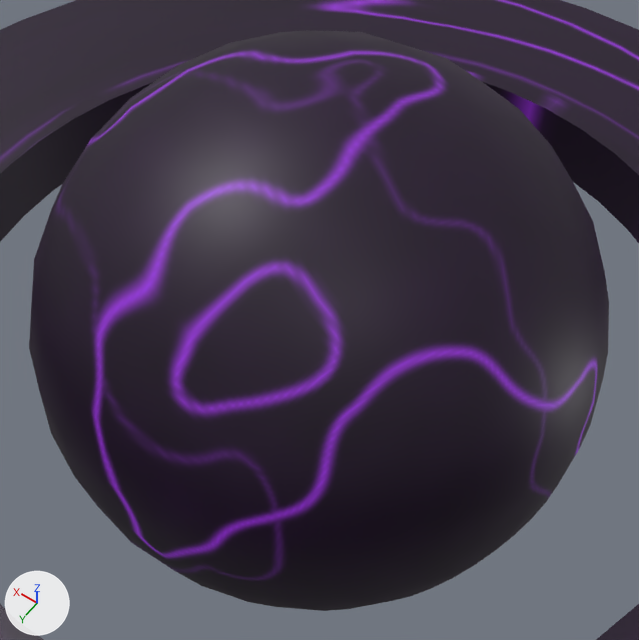
Renders of the glTF model assets/toy/item-6-9.glb from each side of a commit.
Rendered twice from a camera (50 mm lens) standing at (-0.345, 0.482, 0.758) and looking at (0.0, 0.0, 0.0). Every picture has the same lights, and +X, +Y and +Z are marked at lower left. The first picture is the older version. Both versions are drawn at frame 72 of the action 'spin'; the numbers are the values there.

Names of what the first picture shows: 'planet', 'plat'.
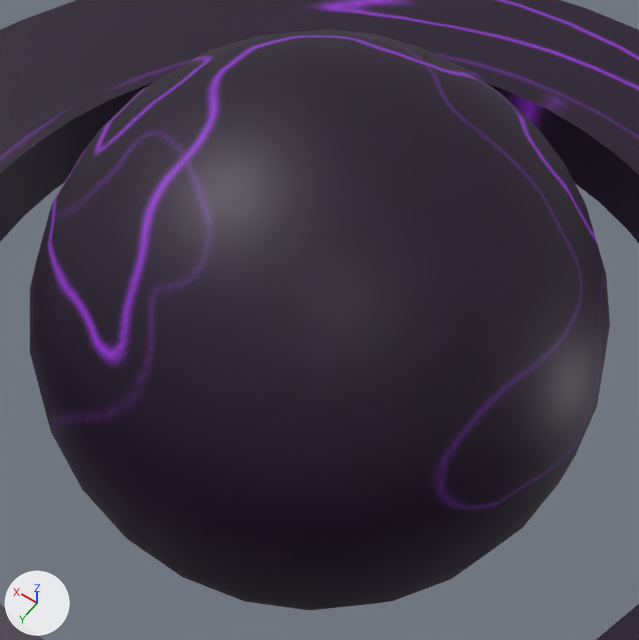
Where the change shows, as pixel boxes (x1, y1, x2, y2) in the pictures (639 x 640 px):
```json
{"object": "planet", "change": "turned", "before": [29, 30, 609, 611], "after": [30, 29, 610, 610]}
```

The change, as JSON lines over the scene's bpy script:
```json
{"op": "set", "path": "ob_planet.rotation_euler", "old": "(1.704, -1.098, 0.982)", "new": "(-3.142, -0.349, 0.0)", "note": "degrees (98, -63, 56) -> degrees (-180, -20, 0)"}
```
